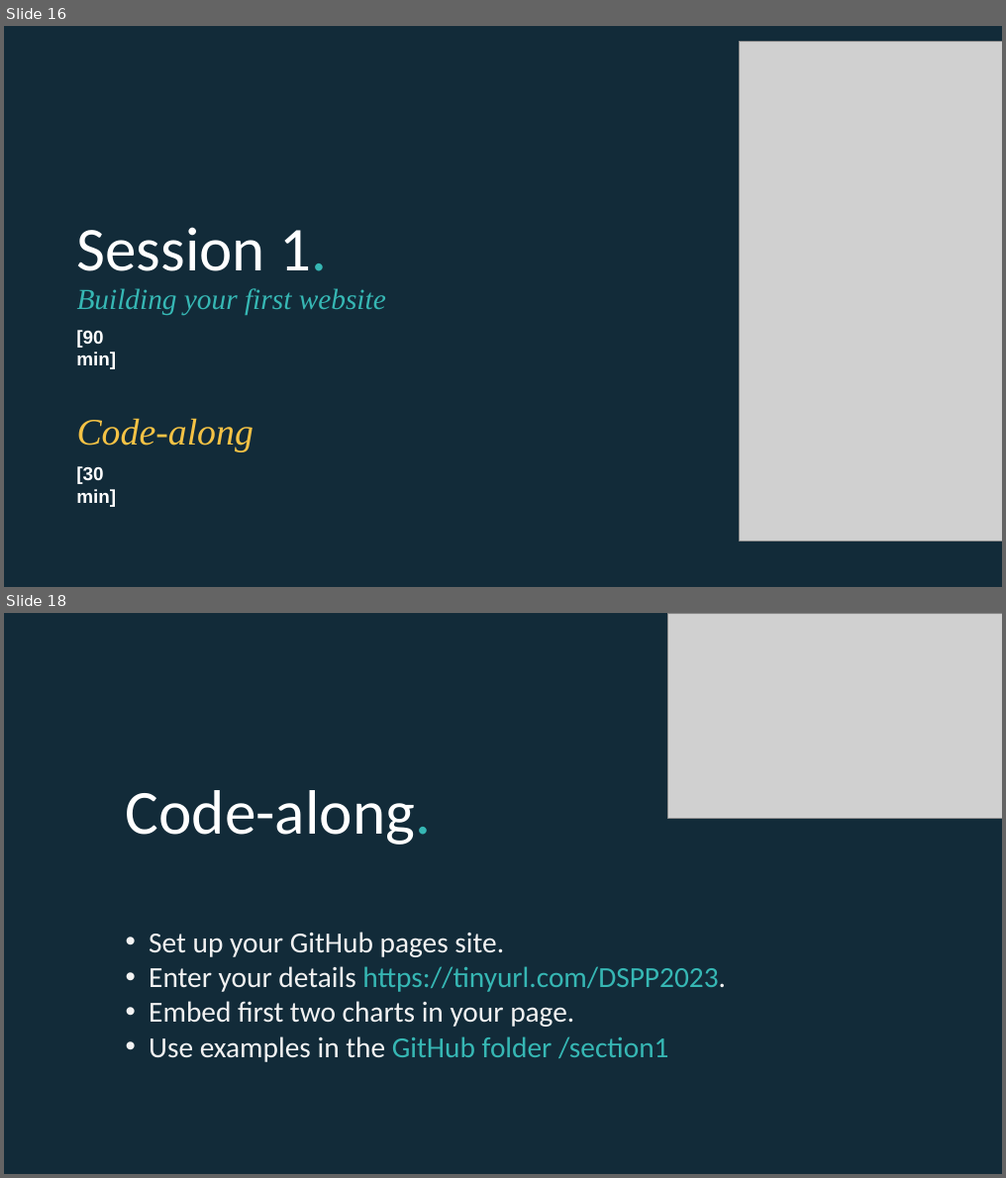
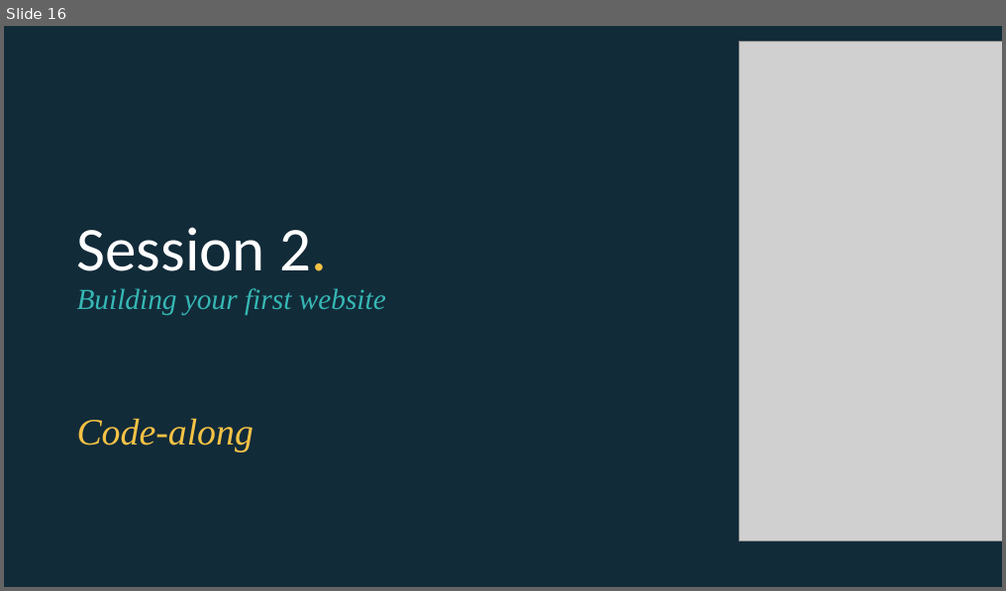
Before and after one commit to EconomicsObservatory/courses, a slide deck: 2/2_Building_your_first_website.pptx. Shown one above the other, each under a label of ours: slides 16 and 18 before the commit, slide 16 after it; the slides between them are not shown. The pictures are 1006x1178 and 1006x591 pixels, drawn with LibreOffice and Linux fonts; fonts in the diff are those of the drawing; grey boxes stand for pictures. Boxes give left, top, right and bottom in pixels: in the first picture for what was removed or moved away, otherwise in the second. Text is boxed around its words. In the diff, an @@ line names an element or a change of style, - is before the commit and + after.

```diff
--- a/2/2_Building_your_first_website.pptx
+++ b/2/2_Building_your_first_website.pptx
@@ slide 18 removed at [4, 613, 1002, 1174], background #122B39 @@
@@ picture removed at [667, 613, 1002, 818] @@
@@ title removed at [126, 790, 431, 845] @@
-Code-along.
@@ text removed at [149, 932, 726, 1062] @@
-• Set up your GitHub pages site.
-• Enter your details https://tinyurl.com/DSPP2023.
-• Embed first two charts in your page.
-• Use examples in the GitHub folder /section1
@@ slide 16 changed as well @@
@@ title at [77, 227, 386, 315]: text changed @@
-Session 1.
-Building your first website
+Session 2.
+Building your first website
@@ text removed at [76, 330, 116, 370] @@
-[90 min]
@@ text removed at [76, 467, 116, 507] @@
-[30 min]
```
Also in this commit, not shown: 14 other slides changed, 5 slides added, 1 other slide removed, 2 other files.
